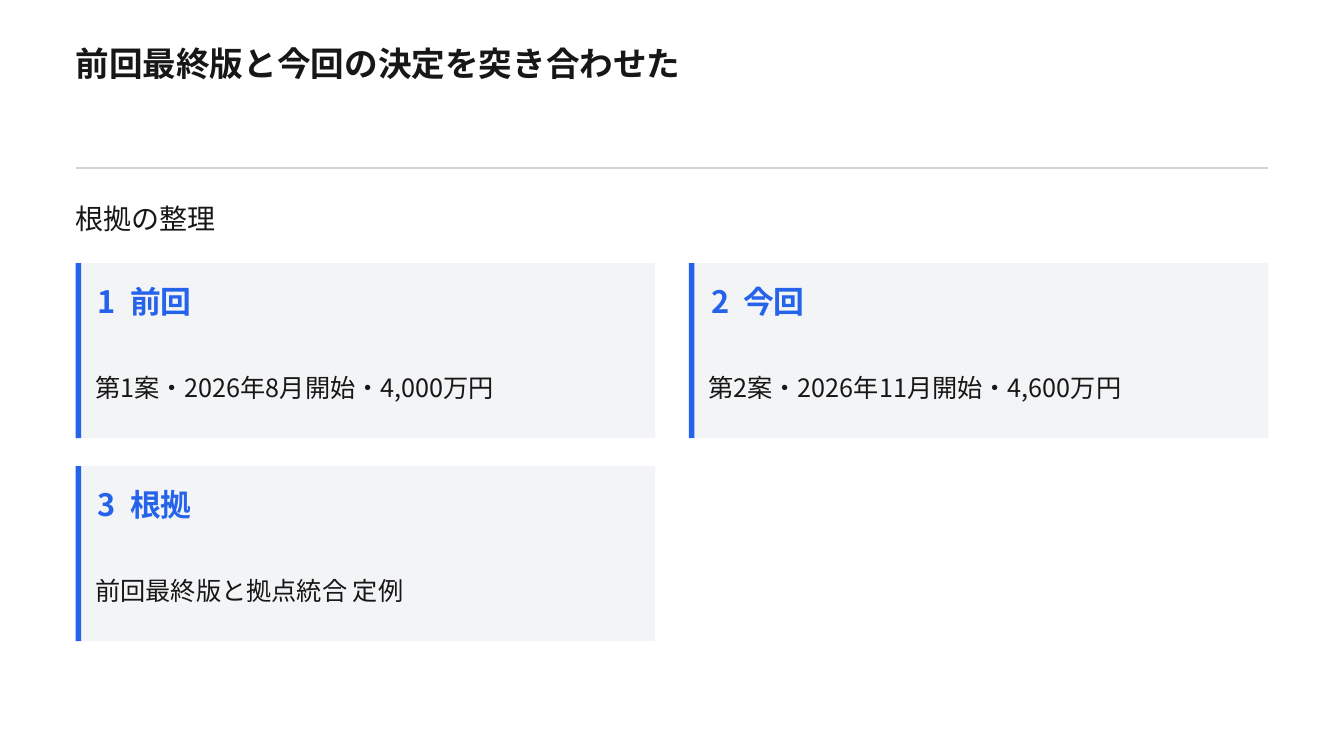
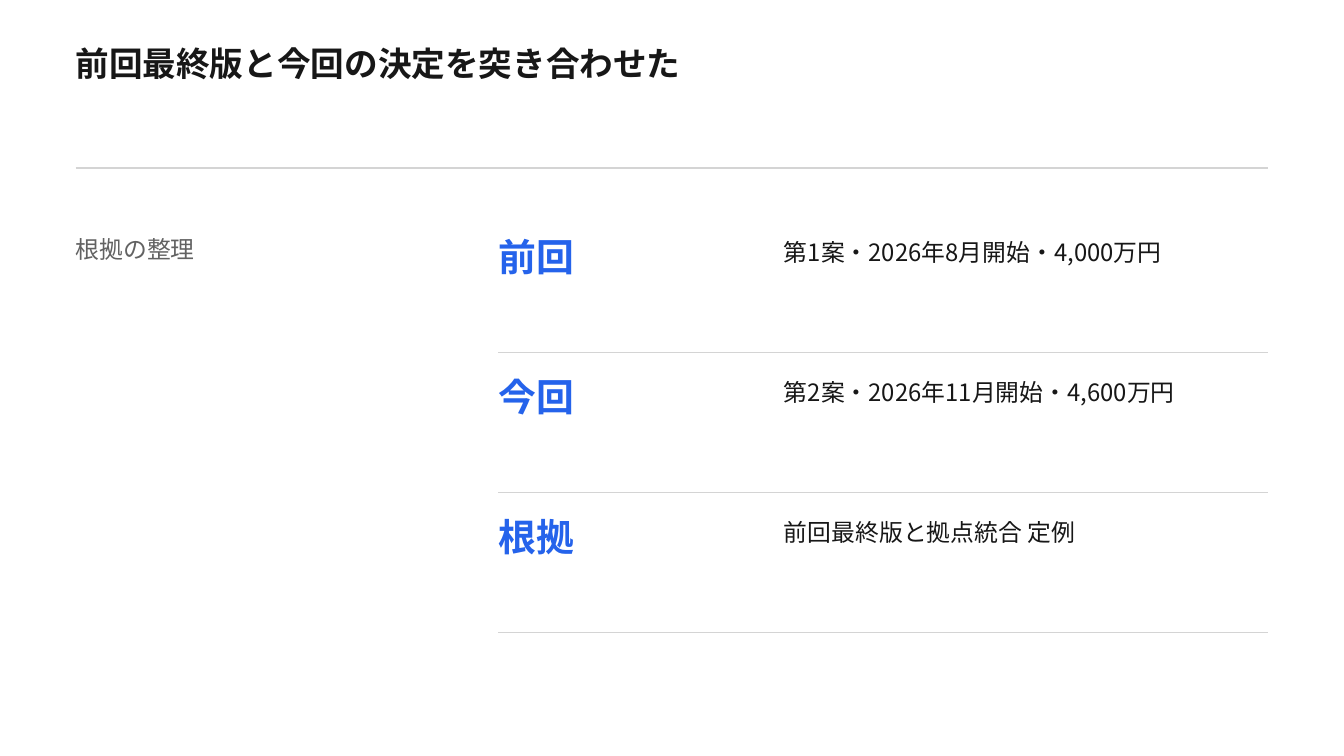
Before and after one commit to Skyjoy0512/Memora-iOS, a slide deck: slide 2 of docs/presentation-integration/scenarios/C/C.pptx. Drawn at 1344x756 pixels with LibreOffice and Linux fonts; fonts in the diff are those of the drawing. Boxes give left, top, right and bottom in pixels: in the first picture for what was removed or moved away, otherwise in the second. Text is boxed around its words. In the diff, an @@ line names an element or a change of style, - is before the commit and + after.

```diff
--- a/docs/presentation-integration/scenarios/C/C.pptx
+++ b/docs/presentation-integration/scenarios/C/C.pptx
@@ text "根拠の整理": place and size @@
-text "根拠の整理" at <box>76,205,216,232</box>
+text "根拠の整理" at <box>76,238,195,260</box>
@@ text "根拠の整理" at <box>76,238,195,260</box>: size 20 to 17 pt, text colour #171717 to #626262; line spacing 26pt to 22.1pt @@
@@ text at <box>498,239,574,275</box>: text changed; size 22 to 27 pt @@
-1 前回
+前回
@@ text "第1案・2026年8月開始・4,000万円": place and size @@
-text "第1案・2026年8月開始・4,000万円" at <box>95,376,494,402</box>
+text "第1案・2026年8月開始・4,000万円" at <box>784,241,1162,265</box>
@@ rectangle removed at <box>76,263,655,439</box> @@
@@ rectangle removed at <box>76,263,82,439</box> @@
@@ rectangle removed at <box>689,263,1268,439</box> @@
@@ rectangle removed at <box>689,263,695,439</box> @@
@@ line added from (498, 353) to (1268, 353), #D4D4D4 1 pt @@
@@ text at <box>498,378,574,415</box>: text changed; size 22 to 27 pt @@
-2 今回
+今回
@@ text "第2案・2026年11月開始・4,600万円": place and size @@
-text "第2案・2026年11月開始・4,600万円" at <box>708,376,1121,402</box>
+text "第2案・2026年11月開始・4,600万円" at <box>784,381,1175,405</box>
@@ rectangle removed at <box>76,466,655,641</box> @@
@@ rectangle removed at <box>76,466,82,641</box> @@
@@ line added from (498, 493) to (1268, 493), #D4D4D4 1 pt @@
@@ text at <box>498,519,574,555</box>: text changed; size 22 to 27 pt @@
-3 根拠
+根拠
@@ size 18 to 17 pt; line spacing 23.4pt to 22.1pt in 3 elements at <box>784,381,1175,405</box>, <box>784,241,1162,265</box>, <box>784,521,1076,543</box> @@
@@ text "前回最終版と拠点統合 定例": place and size @@
-text "前回最終版と拠点統合 定例" at <box>95,578,403,602</box>
+text "前回最終版と拠点統合 定例" at <box>784,521,1076,543</box>
@@ line added from (498, 633) to (1268, 633), #D4D4D4 1 pt @@
```
Also in this commit, not shown: 8 other files.
